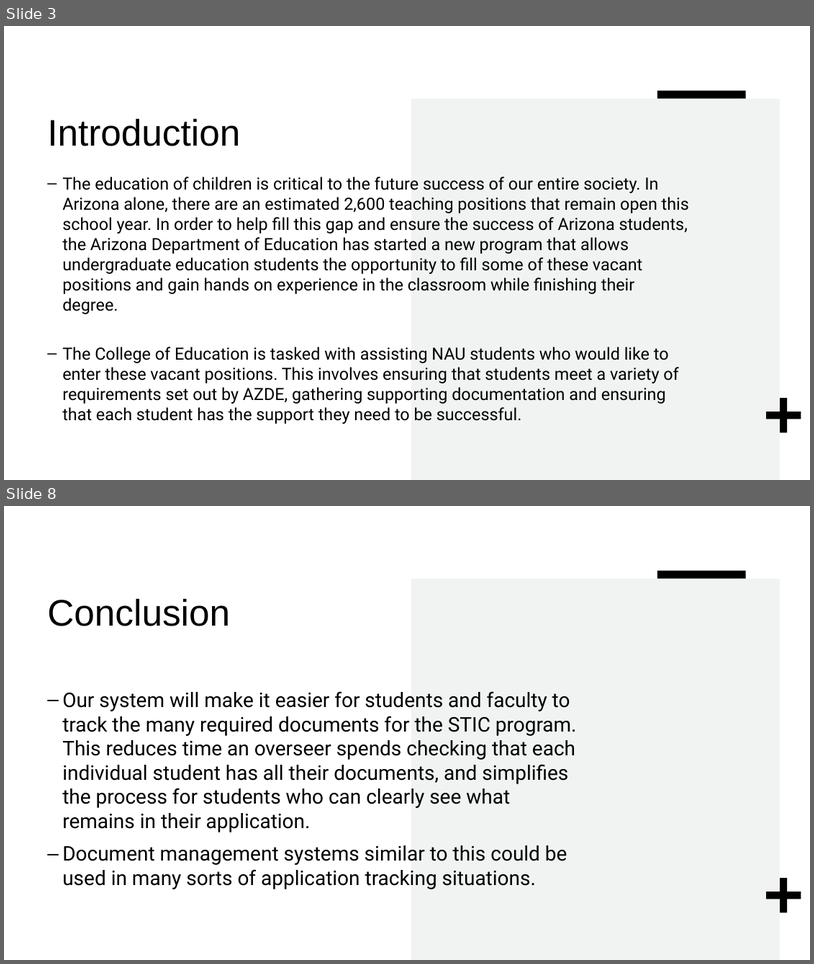
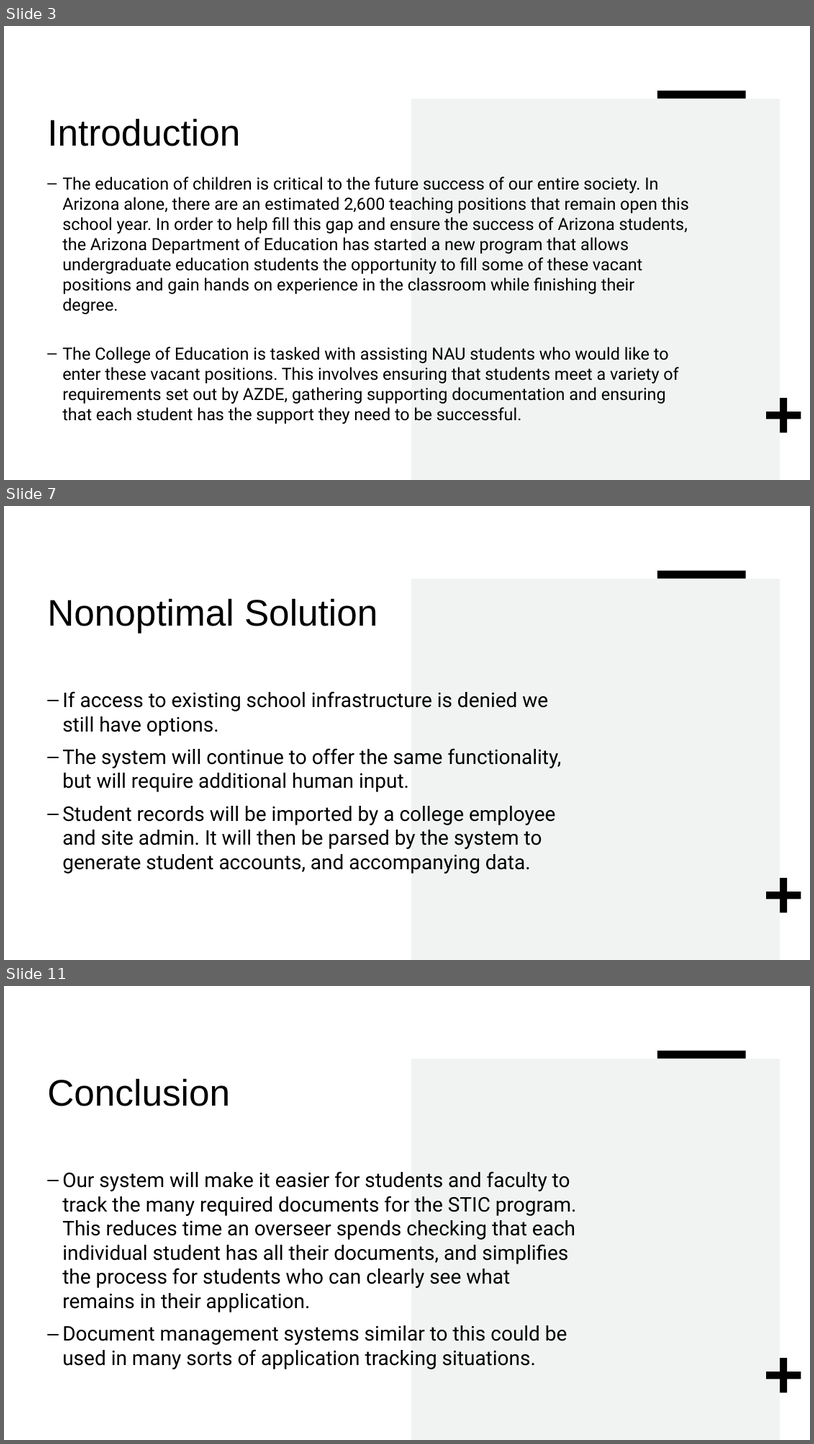
Before and after one commit to TeacherTodo/Deliverables, a slide deck: Teacher To-Do Mini Intro.pptx. Shown one above the other, each under a label of ours: slides 3 and 8 before the commit, slides 3, 7 and 11 after it; the slides between them are not shown. The pictures are 814x964 and 814x1444 pixels, drawn with LibreOffice and Linux fonts; fonts in the diff are those of the drawing. Boxes give left, top, right and bottom in pixels: in the first picture for what was removed or moved away, otherwise in the second. Text is boxed around its words. In the diff, an @@ line names an element or a change of style, - is before the commit and + after.

Commit message:
Update Teacher To-Do Mini Intro.pptx
Added section regarding  solutions and challenges

```diff
--- a/Teacher To-Do Mini Intro.pptx
+++ b/Teacher To-Do Mini Intro.pptx
@@ slide 7 added at <box>4,506,810,960</box>, background #FFFFFF; not listed: 3 template elements that a slide beside it also shows @@
@@ title added at <box>47,598,378,633</box>, 44 pt, text #000000 @@
+Nonoptimal Solution
@@ text added at <box>62,691,562,873</box>, 24 pt, text #000000 @@
+– If access to existing school infrastructure is denied we still have options.
+– The system will continue to offer the same functionality, but will require additional human input.
+– Student records will be imported by a college employee and site admin. It will then be parsed by the system to generate student accounts, and accompanying data.
@@ what was slide 8 is now slide 11 @@
```
Also in this commit, not shown: 4 slides changed, 3 other slides added, 1 slide removed.
